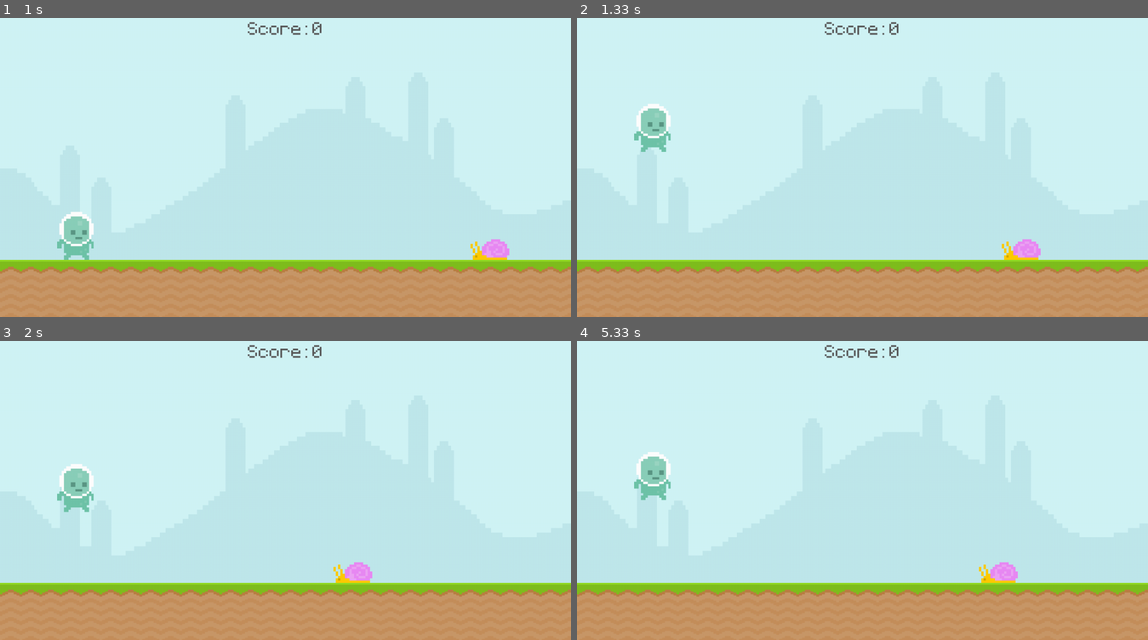
Above: before the commit, frames 1-4 (two rows, left to right).
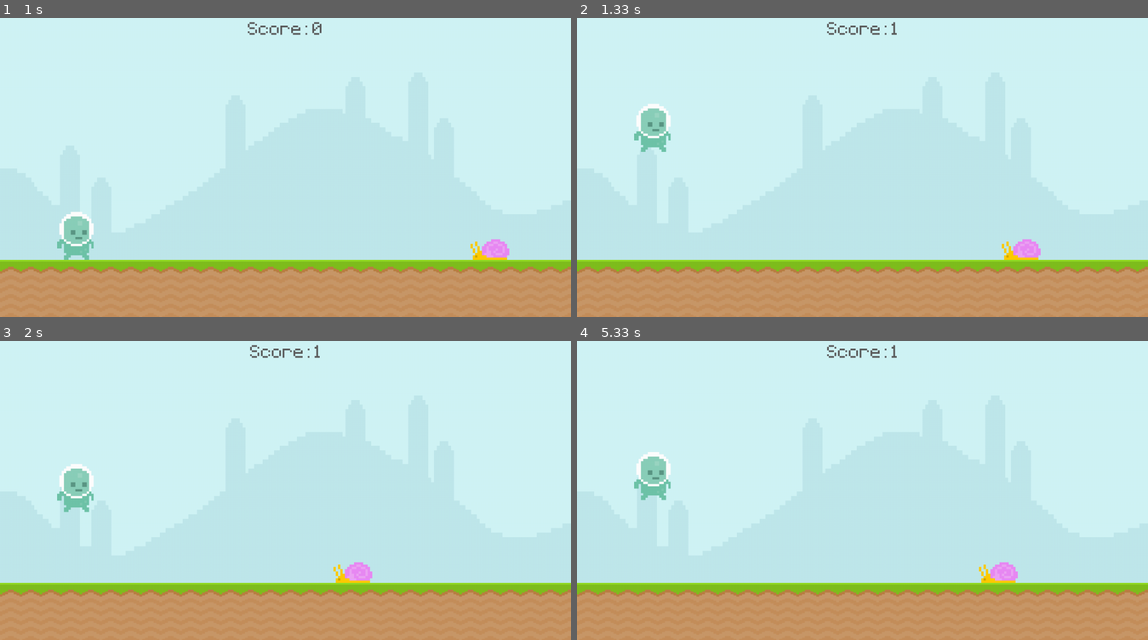
Above: after the commit, the same moments.

Repository: tokitou-san/Pygame-intro
Game: pygame game, started from main.py
The game is run twice, just before and just after one commit, with the same random seed, the same clock (stepped at 60 frames per second) and the same inputs.
Inputs:
- Up to frame 1 (1 s): tap Space at 0.33, 0.73 s
- Up to frame 2 (1.33 s): tap Space at 1.03, 1.23 s
- Up to frame 3 (2 s): tap Space at 1.57, 1.87 s
- Up to frame 4 (5.33 s): tap Space at 2.07, 2.37, 2.63, 3.4, 3.8, 4.1, 4.47, 4.87, 5.17 s

Frame 1 is identical in both runs. In frame 2, 0.2% of the frame differs, in the area x 43-57%, y 1-6%; in frame 3, 0.2%; in frame 4, 0.2%.

Commit message:
feat: add functional Score board

Diff:
--- a/main.py
+++ b/main.py
@@ -7,6 +7,7 @@
 clock = pygame.time.Clock()
 text_surface = pygame.font.Font("font/Pixeltype.ttf", 50)
 game_state = "playing"
+game_time = 0
 
 # Sky
 sky_surface = pygame.image.load("graphics/Sky.png").convert()
@@ -26,9 +27,11 @@
 player_rect = player_surface.get_rect(bottomleft = (100, 500))
 player_gravity = 0
 
-# Score
-score_surface = text_surface.render("Score: 0", False, "#5A5A5A")
-score_rect = score_surface.get_rect(center = (500, 100))
+def update_score():
+	current_time = int(pygame.time.get_ticks() / 1000) - game_time
+	score_surface = text_surface.render(f"Score: {current_time}", False, "#5A5A5A")
+	score_rect = score_surface.get_rect(center = (500, 100))
+	screen.blit(score_surface, score_rect)
 
 while True:
 	for event in pygame.event.get():
@@ -42,11 +45,13 @@
 			elif event.key == pygame.K_SPACE and game_state == "over":
 				game_state = "playing"
 				snail_rect.left = 1000
+				game_time = int(pygame.time.get_ticks() / 1000)
 
 	if game_state == "playing":
 		screen.blit(sky_surface, (0, 0))
 		screen.blit(ground_surface, (0, 500))
-		screen.blit(score_surface, score_rect)
+		# Score
+		update_score()
 
 		# Snail
 		snail_rect.x -= snail_speed
